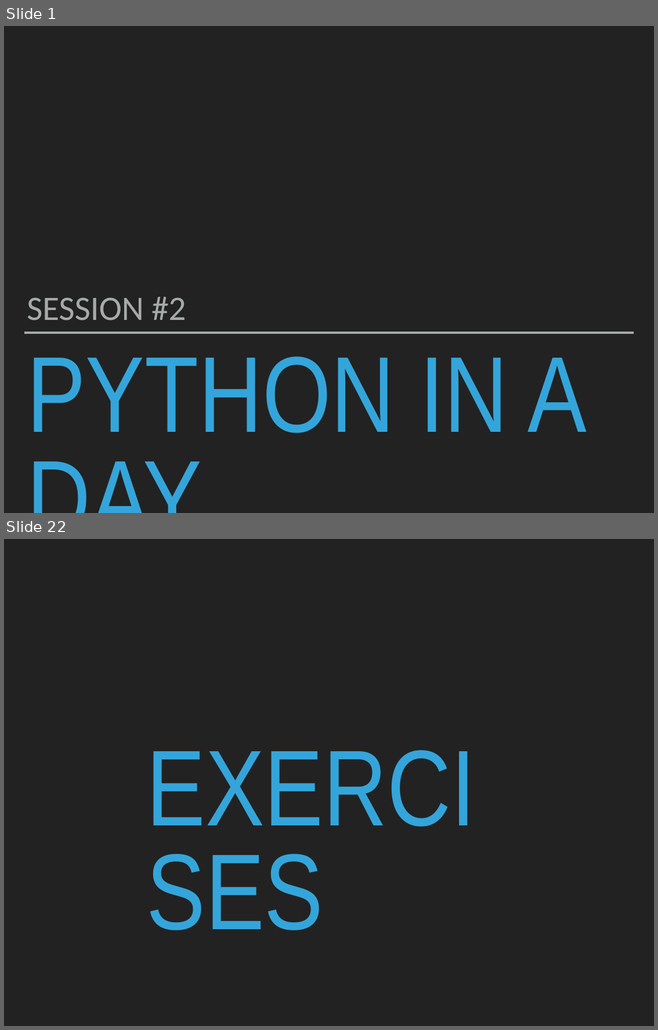
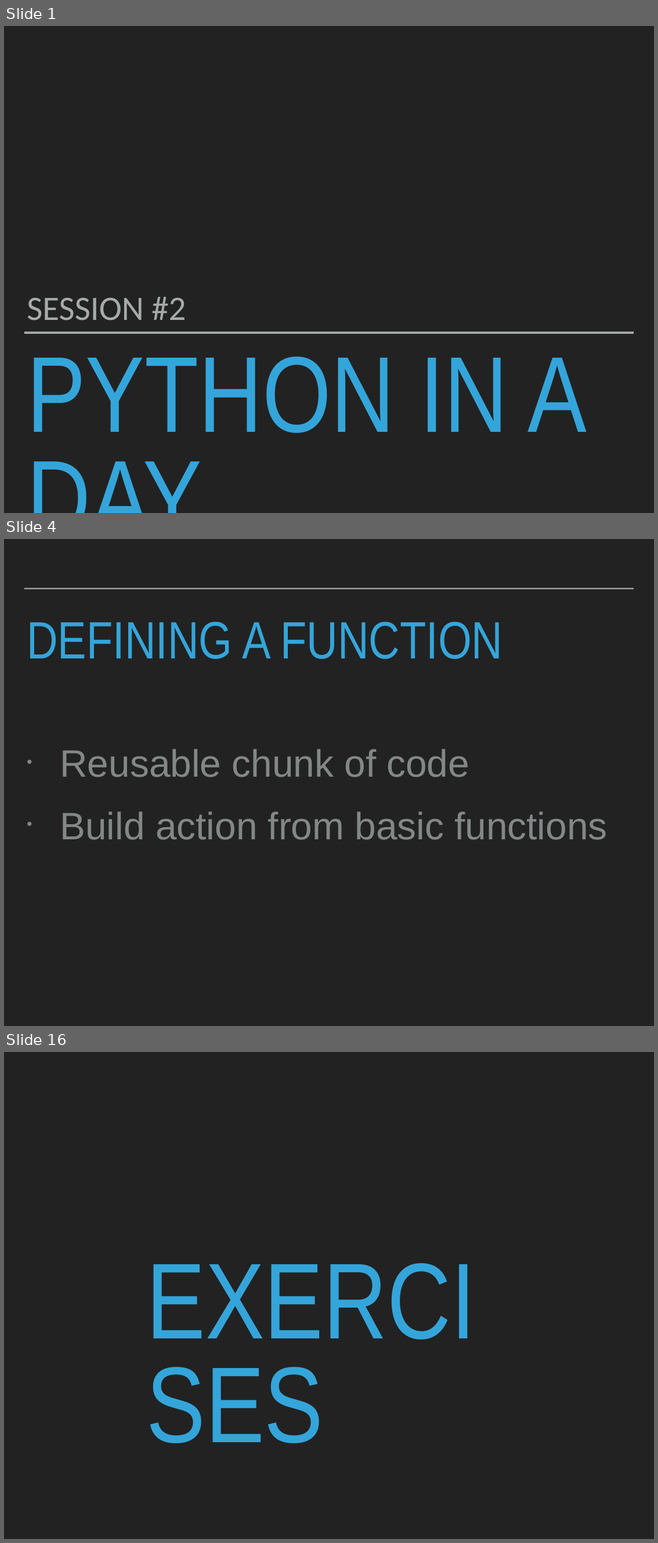
Before and after one commit to robcarrington/PythonInADay, a slide deck: Session2_Slides.pptx. Shown one above the other, each under a label of ours: slides 1 and 22 before the commit, slides 1, 4 and 16 after it; the slides between them are not shown. The pictures are 658x1030 and 658x1543 pixels, drawn with LibreOffice and Linux fonts; fonts in the diff are those of the drawing. Boxes give left, top, right and bottom in pixels: in the first picture for what was removed or moved away, otherwise in the second. Text is boxed around its words. In the diff, an @@ line names an element or a change of style, - is before the commit and + after.

```diff
--- a/Session2_Slides.pptx
+++ b/Session2_Slides.pptx
@@ slide 4 added at [4, 539, 654, 1026], background #222222 @@
@@ line added from (24, 589) to (633, 589), #A6AAA9 2 pt @@
@@ title added at [27, 622, 502, 659], 82.8 pt, text #34A5DA @@
+DEFINING A FUNCTION
@@ text added at [60, 749, 607, 840], 60.2 pt, text #838787 @@
+• Reusable chunk of code
+• Build action from basic functions
@@ what was slide 22 is now slide 16 @@
```
Also in this commit, not shown: 22 other slides added, 56 slides removed, 2 other files.
